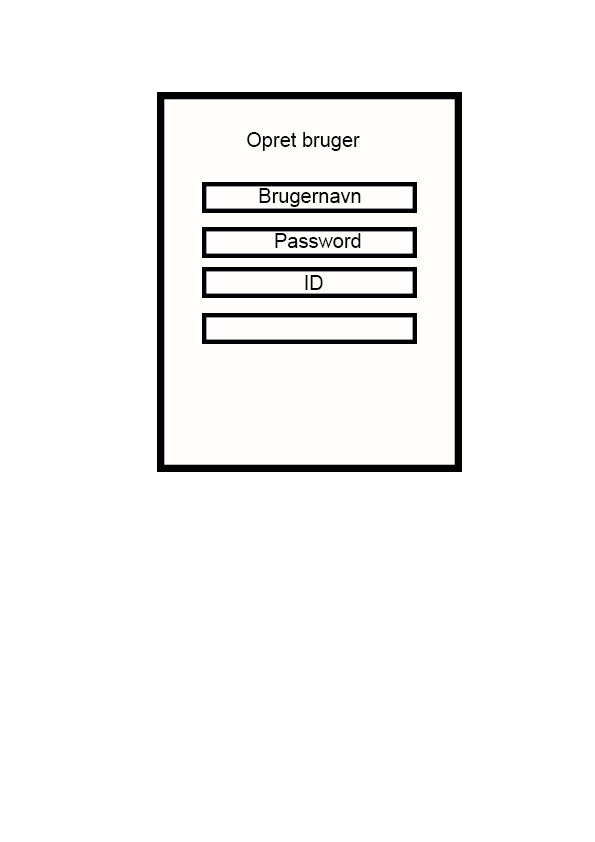
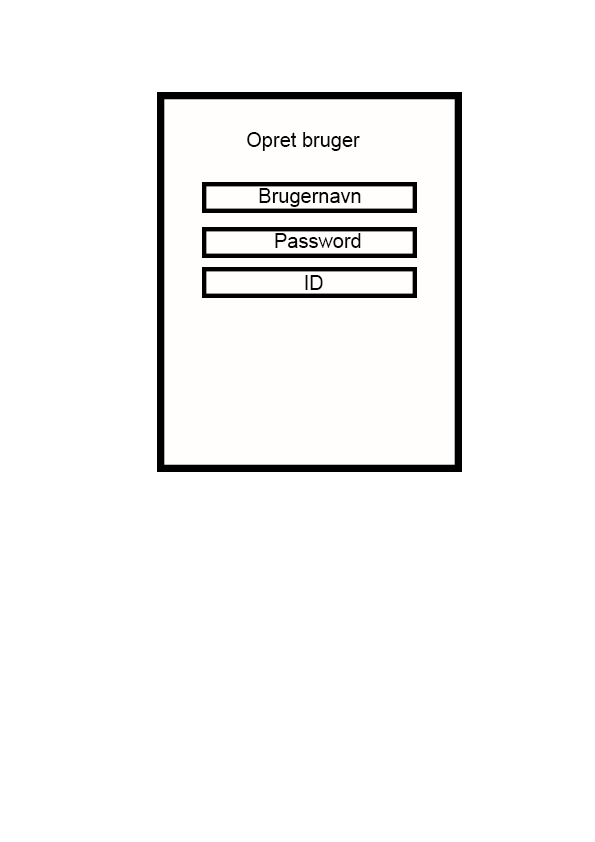
Revision of a layered 595 x 842 image; what changed, layer by layer:
removed layer "Rectangle 2 copy 3" over (202, 313, 417, 344)
